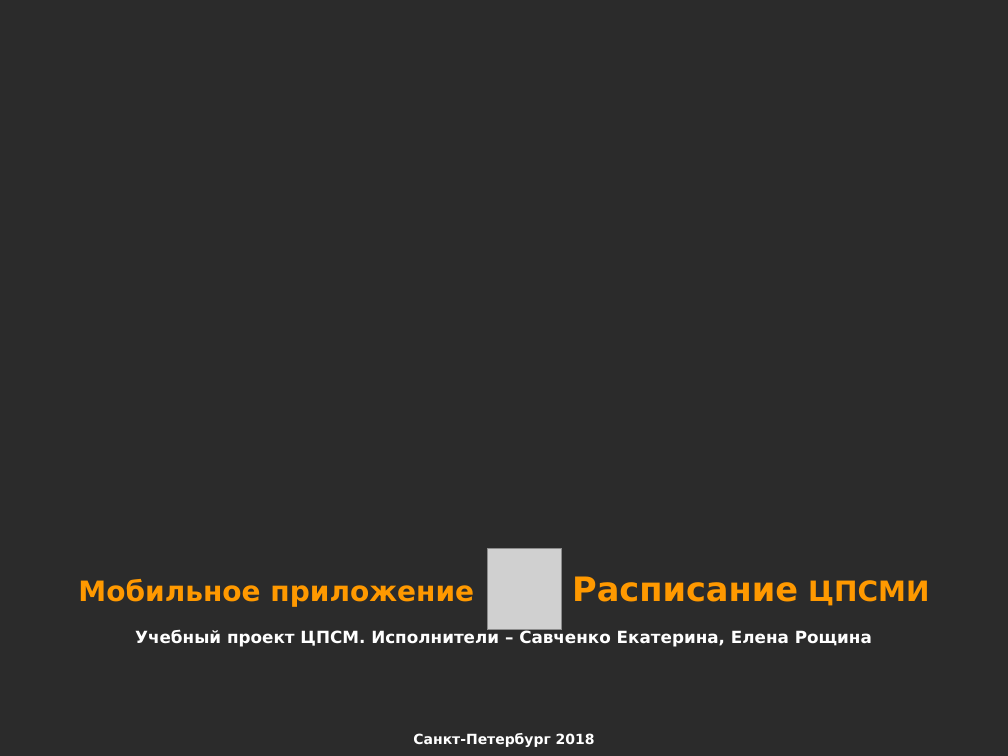
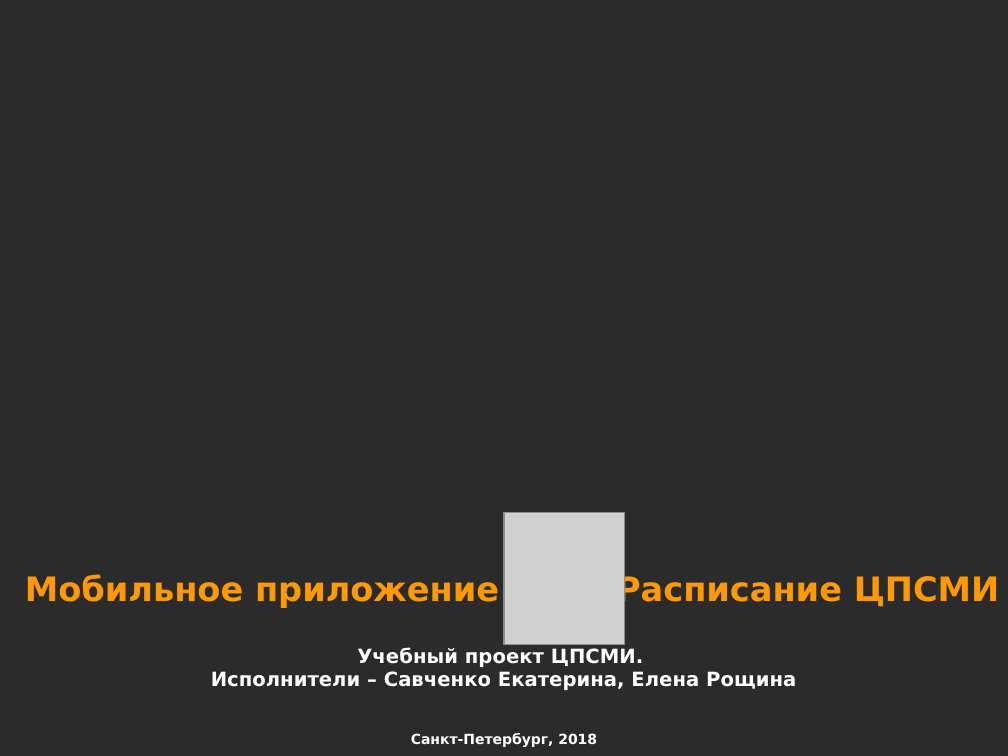
Before and after one commit to elena-roshchina/schedule-cpsmi, a slide deck: slide 1 of Itinerary2.ppt. Drawn at 1008x756 pixels with LibreOffice and Linux fonts; fonts in the diff are those of the drawing; grey boxes stand for pictures; background and template pictures are left out; a plain dark background stands for a picture behind light text. Boxes give left, top, right and bottom in pixels: in the first picture for what was removed or moved away, otherwise in the second. Text is boxed around its words. In the diff, an @@ line names an element or a change of style, - is before the commit and + after.

```diff
--- a/Itinerary2.ppt
+++ b/Itinerary2.ppt
@@ picture resized from (x1=487, y1=548, x2=561, y2=630) to (x1=504, y1=512, x2=624, y2=644) @@
@@ title "Мобильное приложение Расписание ЦПСМИ" moved from (x1=78, y1=576, x2=929, y2=607) to (x1=25, y1=573, x2=999, y2=608) @@
@@ title "Мобильное приложение Расписание ЦПСМИ" at (x1=25, y1=573, x2=999, y2=608): size 20 to 24 pt in "Мобильное приложение ЦПСМИ" @@
@@ text at (x1=211, y1=647, x2=796, y2=690): text changed; size 12 to 14 pt @@
-Учебный проект ЦПСМ. Исполнители – Савченко Екатерина, Елена Рощина
+Учебный проект ЦПСМИ.
+Исполнители – Савченко Екатерина, Елена Рощина
@@ text at (x1=411, y1=733, x2=597, y2=747): text changed @@
-Санкт-Петербург 2018
+Санкт-Петербург, 2018
```
Also in this commit, not shown: 2 other slides changed, 4 slides added, 5 slides removed.
